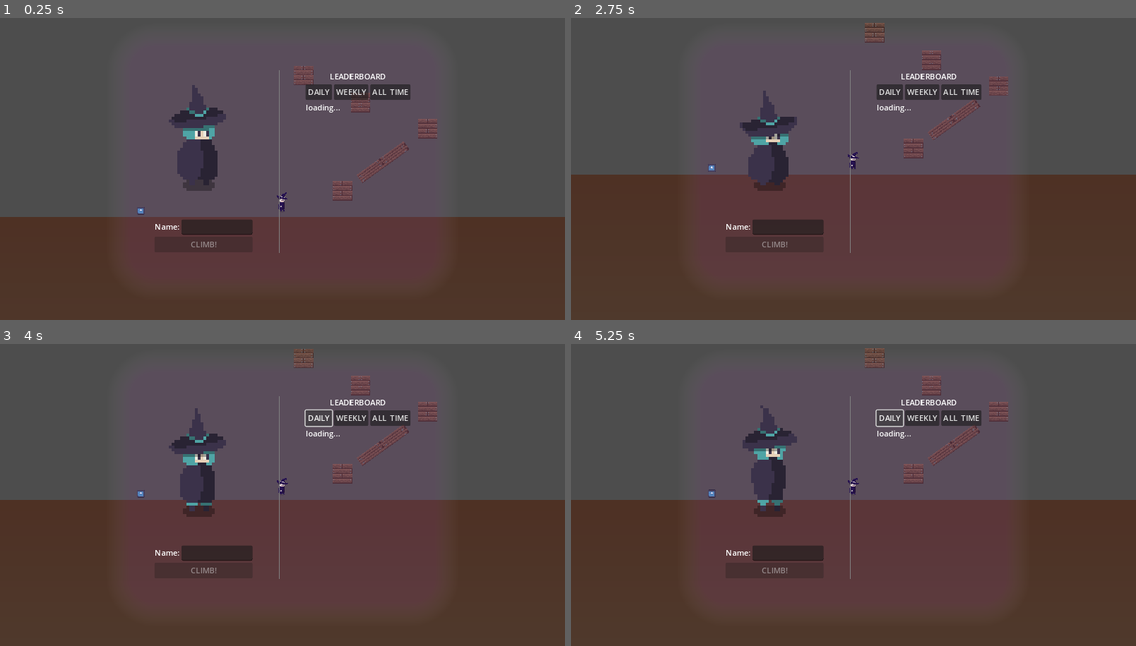
Above: before the commit, frames 1-4 (two rows, left to right).
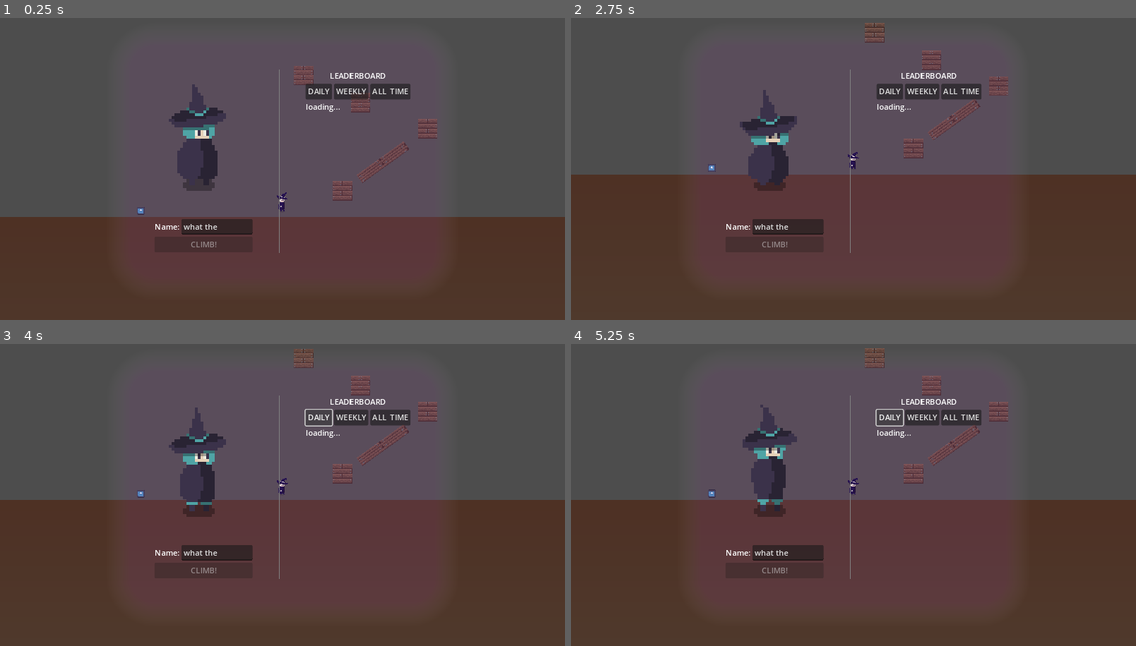
Above: after the commit, the same moments.

Repository: dicemaster5/Summon2Scale
Game: Godot game, scene res://scenes/main.tscn
The game is run twice, just before and just after one commit, with the same random seed, the same clock (stepped at 60 frames per second) and the same inputs. The engine's default icon, where the game draws it, is replaced by a stand-in: a white triangle on a blue panel in a dark square.
Inputs:
- Up to frame 1 (0.25 s): no input
- Up to frame 2 (2.75 s): hold Shift (run) 0.53-1.28 s; hold D (move_right) 0.53-2.03 s; tap Space (jump) at 0.77, 1.52 s; tap Shift (run) at 1.35 s; hold A (move_left) from 2.03 s (still down); hold Shift (run) from 2.03 s (still down)
- Up to frame 3 (4 s): release A (move_left) at 2.78 s; release Shift (run) at 2.78 s; hold D (move_right) 2.78-3.5 s; tap Shift (run) at 2.85 s; tap Space (jump) at 3.02 s; click "DAILY" at 3.5 s
- Up to frame 4 (5.25 s): hold D (move_right) 4.28-5.03 s; hold Shift (run) 4.28-5.03 s; tap Space (jump) at 4.52 s; hold A (move_left) from 5.03 s (still down); tap Shift (run) at 5.1 s

The runs differ from the first frame. In frame 1, 0.5% of the frame differs, in the area x 29-73%, y 17-71%; in frame 2, 0.5%; in frame 3, 0.5%; in frame 4, 0.5%.
Error in both runs: Invalid access to property or key 'scores' on a base object of type 'Nil'. (res://systems/scoreboard.gd:39)

Commit message:
main menu box fix

Diff:
--- a/scenes/mainmenu.tscn
+++ b/scenes/mainmenu.tscn
@@ -128,7 +128,7 @@
 [node name="LineEdit" type="LineEdit" parent="PanelContainer/HBoxContainer/CenterContainer/VBoxContainer/HBoxContainer"]
 layout_mode = 2
 size_flags_horizontal = 3
-alignment = 3
+text = "what the"
 max_length = 20
 
 [node name="Play Button" type="Button" parent="PanelContainer/HBoxContainer/CenterContainer/VBoxContainer"]
